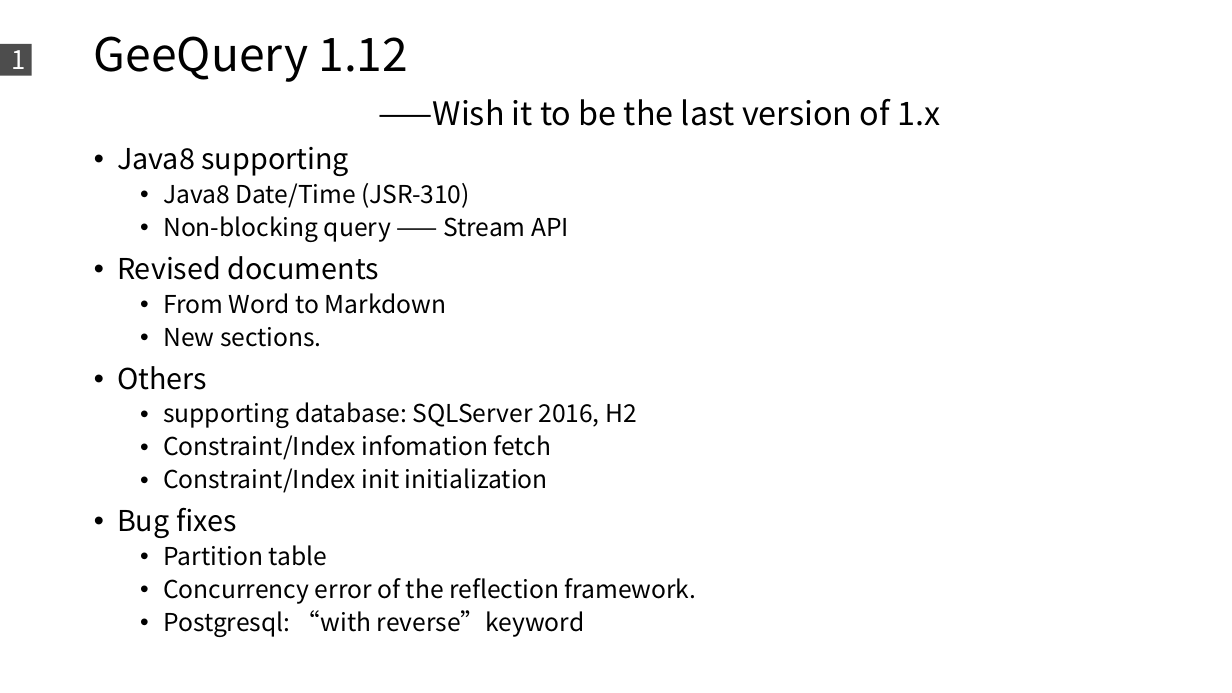
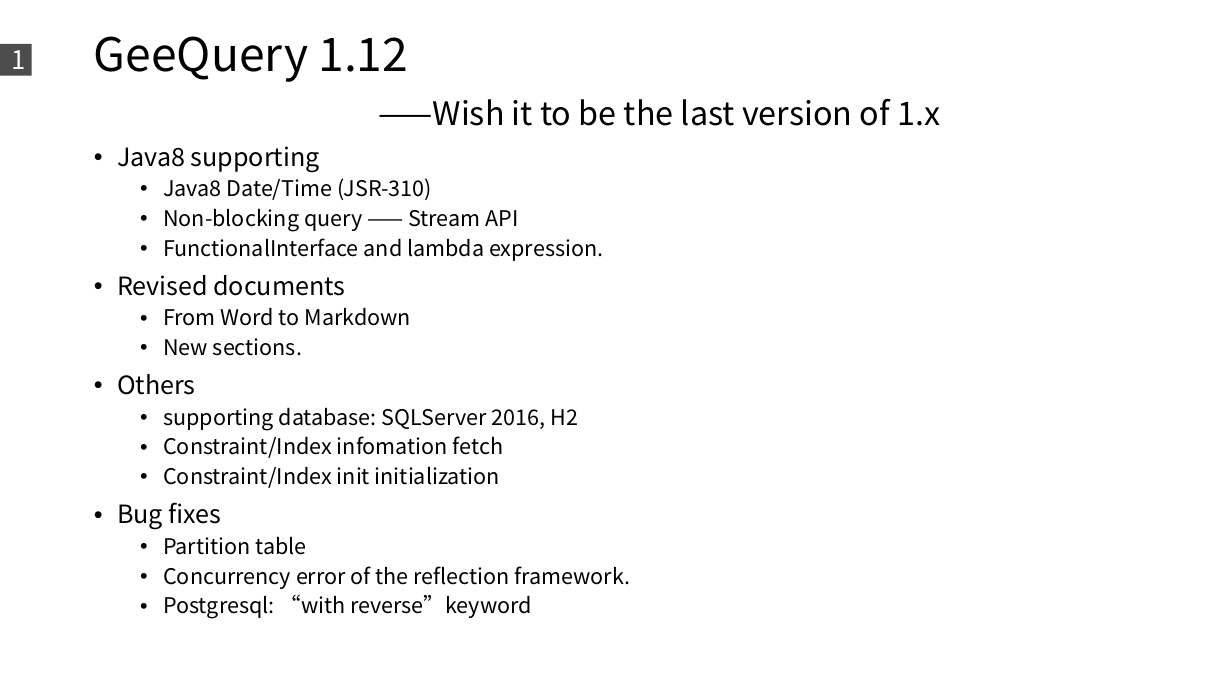
Before and after one commit to xuse/ef-orm, a slide deck: slide 5 of manual/Others/GQ 1.12.pptx. Drawn at 1232x693 pixels with LibreOffice and Linux fonts; fonts in the diff are those of the drawing. Boxes give left, top, right and bottom in pixels: in the first picture for what was removed or moved away, otherwise in the second. Text is boxed around its words. In the diff, an @@ line names an element or a change of style, - is before the commit and + after.

```diff
--- a/manual/Others/GQ 1.12.pptx
+++ b/manual/Others/GQ 1.12.pptx
@@ text at [117, 146, 631, 619]: size 22.4 to 19.6 pt in "Java8 supporting", "Revised documents", "Others", "Bug fixes"; size 19.2 to 16.8 pt in "Java8 Date/Time (JSR-310)", "Non-blocking query —— Stream API", "From Word to Markdown", "New sections." and 6 more places @@
@@ text at [163, 238, 603, 261]: paragraph added @@
+  • FunctionalInterface and lambda expression.
```
Also in this commit, not shown: 3 slides added.
